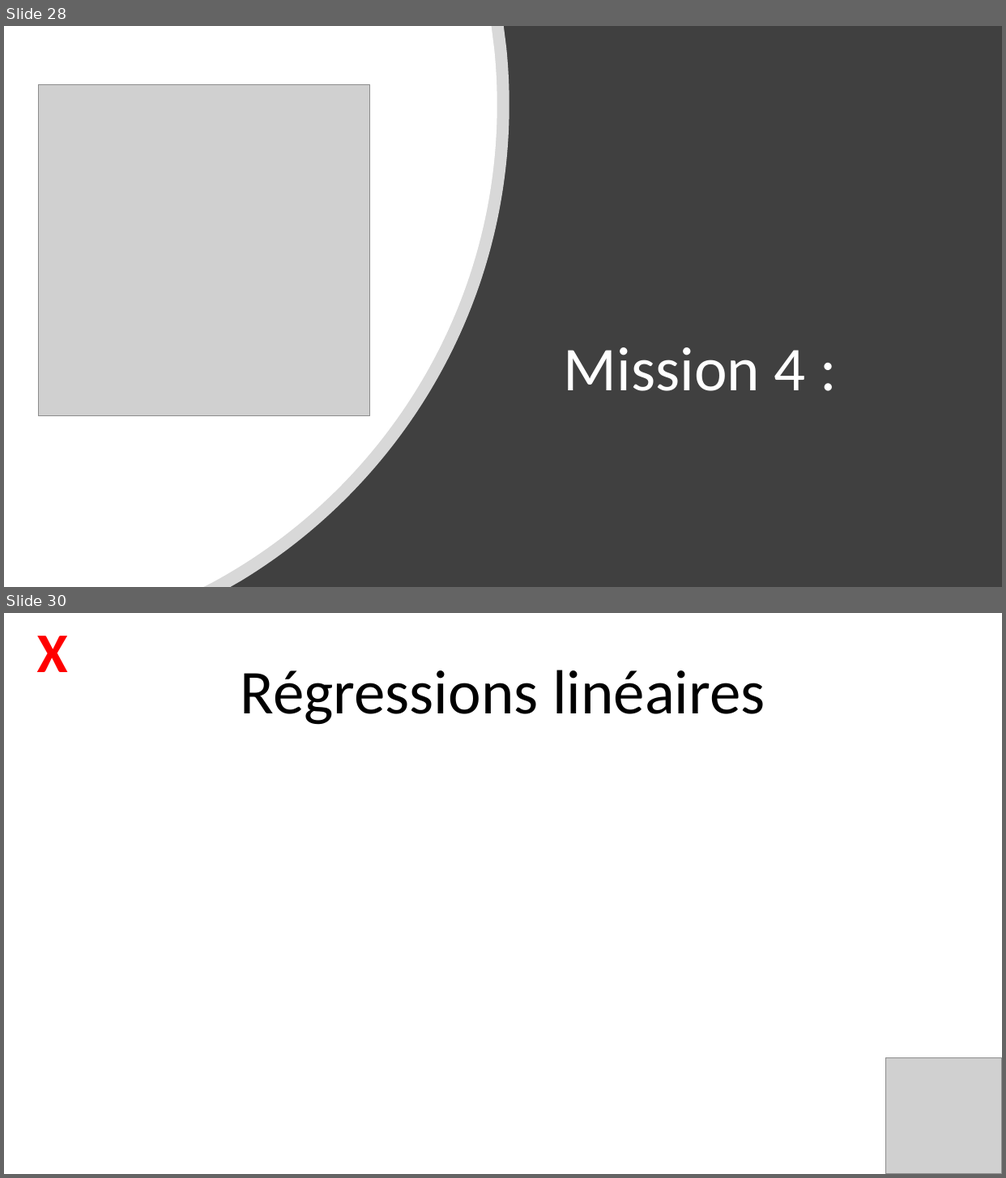
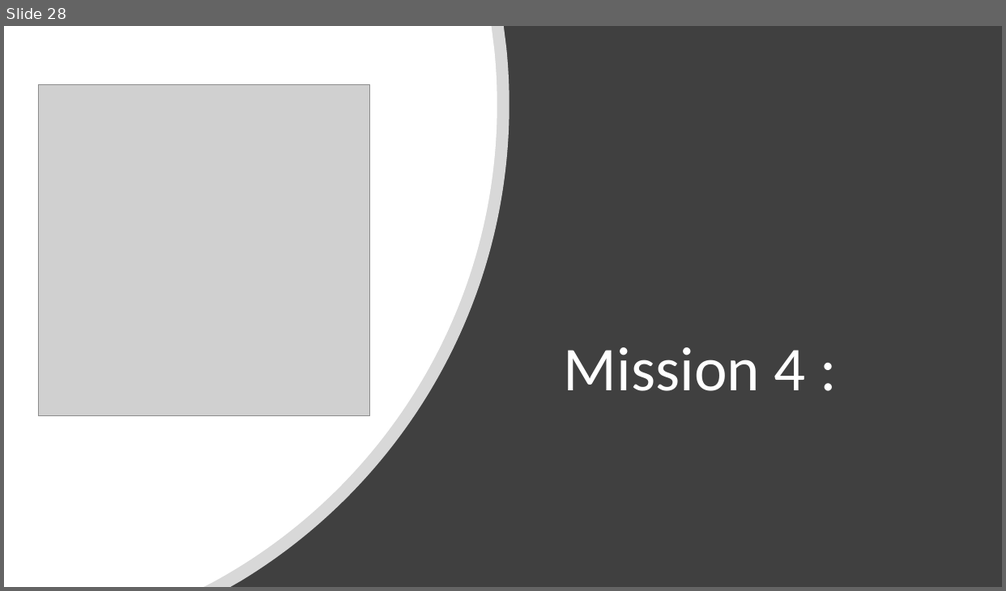
Before and after one commit to Julien-paulet/Projet_7_, a slide deck: Présentation.pptx. Shown one above the other, each under a label of ours: slides 28 and 30 before the commit, slide 28 after it; the slides between them are not shown. The pictures are 1006x1178 and 1006x591 pixels, drawn with LibreOffice and Linux fonts; fonts in the diff are those of the drawing; grey boxes stand for pictures. Boxes give left, top, right and bottom in pixels: in the first picture for what was removed or moved away, otherwise in the second. Text is boxed around its words. In the diff, an @@ line names an element or a change of style, - is before the commit and + after.

```diff
--- a/Présentation.pptx
+++ b/Présentation.pptx
@@ slide 30 removed at box(4, 613, 1002, 1174), background #FFFFFF @@
@@ text removed at box(37, 636, 68, 672) @@
-X
@@ title removed at box(241, 670, 765, 725) @@
-Régressions linéaires
@@ picture removed at box(886, 1058, 1002, 1174) @@
```
Also in this commit, not shown: 8 slides added, 2 other slides removed, 2 other files.
